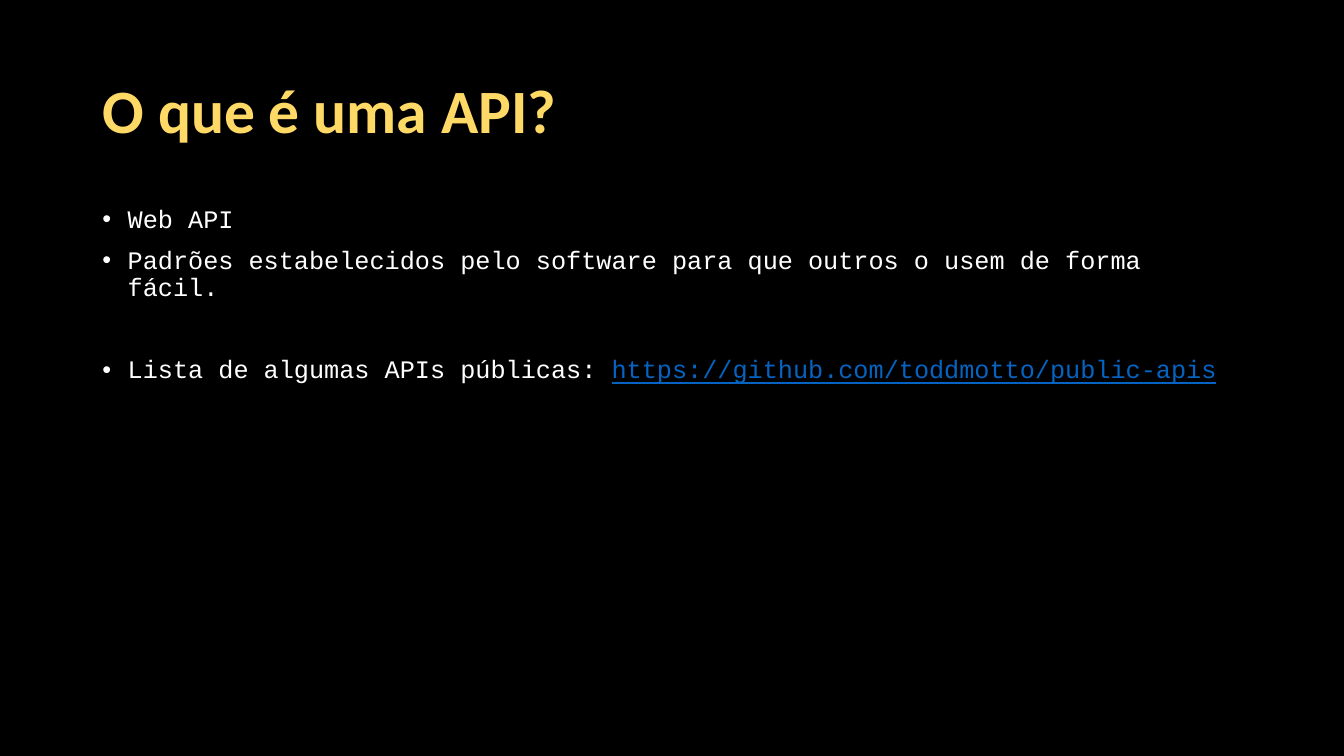
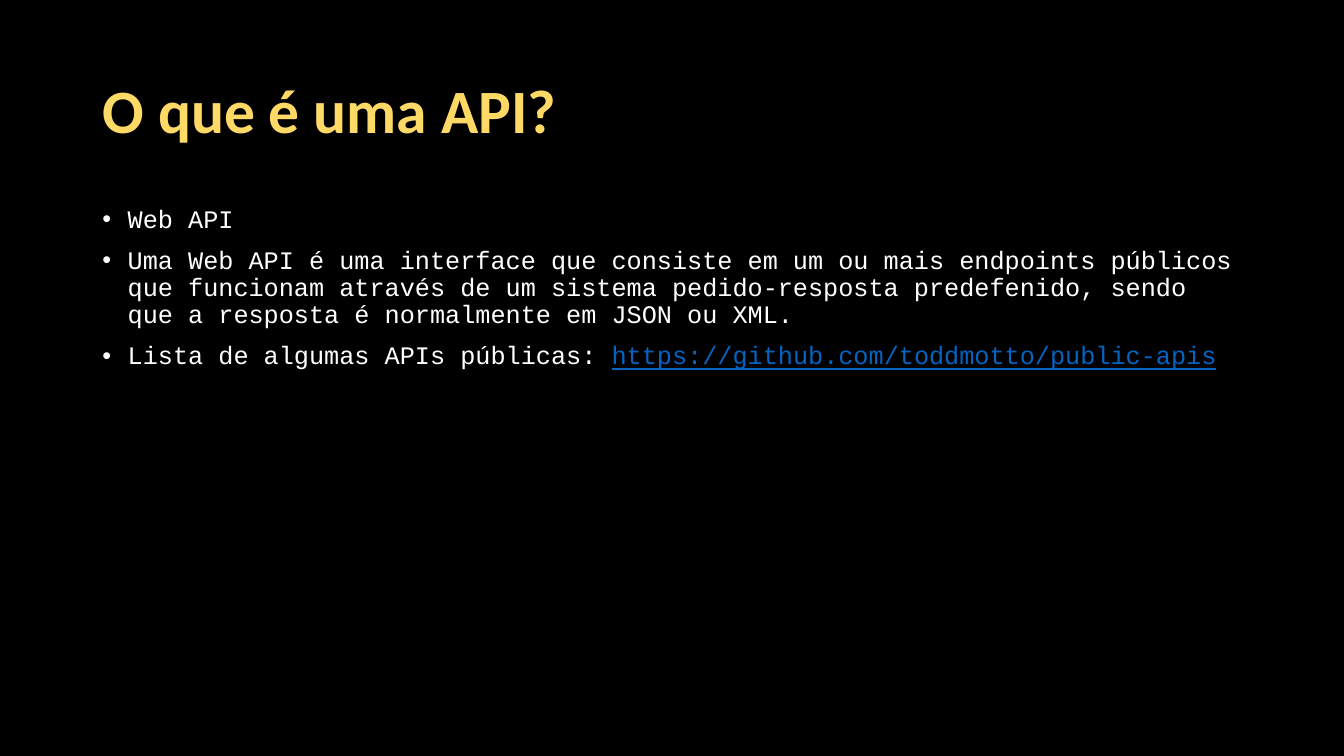
Before and after one commit to Java-Mooc/Advanced-Java, a slide deck: slide 4 of PPT/pt/PPT3_-_JSON_XML_e_APIs.pptx. Drawn at 1344x756 pixels with LibreOffice and Linux fonts; fonts in the diff are those of the drawing. Boxes give left, top, right and bottom in pixels: in the first picture for what was removed or moved away, otherwise in the second. Text is boxed around its words. In the diff, an @@ line names an element or a change of style, - is before the commit and + after.

```diff
--- a/PPT/pt/PPT3_-_JSON_XML_e_APIs.pptx
+++ b/PPT/pt/PPT3_-_JSON_XML_e_APIs.pptx
@@ text at <box>128,250,1232,329</box>: text changed @@
-• Padrões estabelecidos pelo software para que outros o usem de forma fácil.
+• Uma Web API é uma interface que consiste em um ou mais endpoints públicos que funcionam através de um sistema pedido-resposta predefenido, sendo que a resposta é normalmente em JSON ou XML.
```
Also in this commit, not shown: 1 other slide changed, 31 other files.
